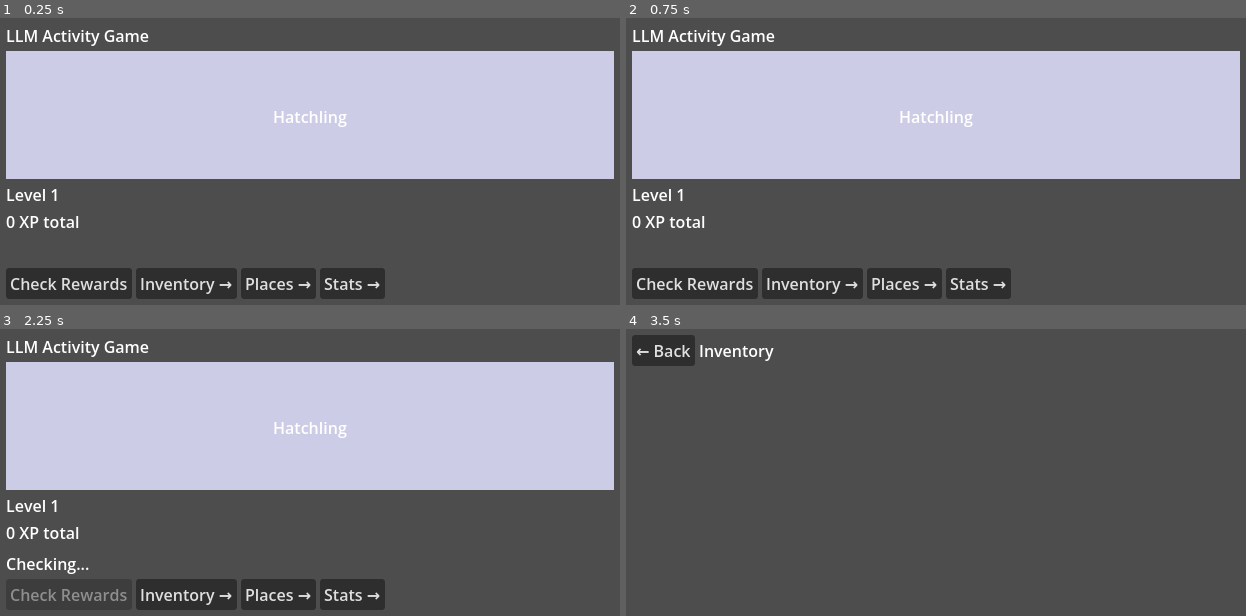
Above: before the commit, frames 1-4 (two rows, left to right).
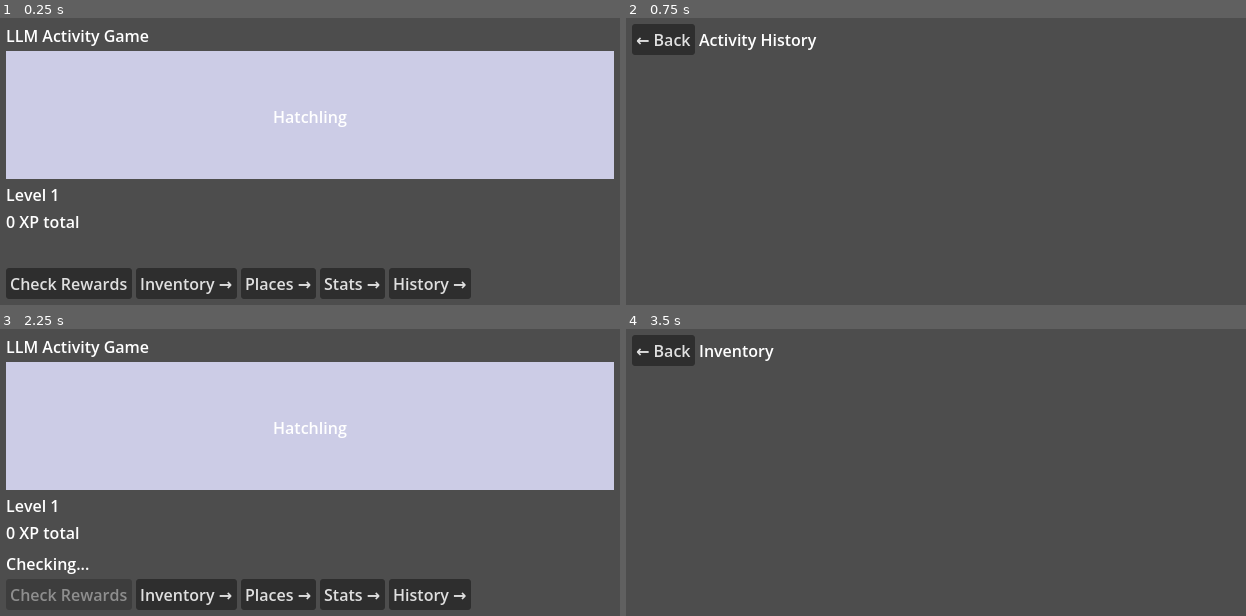
Above: after the commit, the same moments.

Repository: YuqiaoSu/llm-activity-game
Game: Godot game, scene res://scenes/Main.tscn
Same seed, same stepped clock (60 frames per second), same inputs: the game is played once before the commit and once after it.
Inputs (mouse positions are in pixels of both pictures, inside the frame that each line leads up to):
- Up to frame 1 (0.25 s): no input
- Up to frame 2 (0.75 s): click (1053, 284) at 0.5 s, where only the run after the commit has a clickable "History →"
- Up to frame 3 (2.25 s): click (37, 349) at 1.25 s, where only the run after the commit has a clickable "← Back"; click "Check Rewards" at 2 s
- Up to frame 4 (3.5 s): click "Inventory →" at 2.75 s

The runs differ from the first frame. In frame 1, 1.4% of the frame differs, in the area x 62-76%, y 87-98%; in frame 2, 52%, in the area x 0-100%, y 2-98%; in frame 3, 1.4%; in frame 4, nothing differs.

Commit message:
feat: activity history — chunk_log table, /history endpoint, History screen
Backend:
- storage/schema.sql: added chunk_log table (log_id, chunk_id UNIQUE,
  category, xp_awarded, duration_sec, processed_at); INSERT OR IGNORE
  ensures idempotency on replay
- agent.py: writes chunk_log row after each successful award_category_xp()
- services/api/routers/history.py: GET /history returns newest-first list
  of up to 50 chunk log entries, each with drop count from reward_ledger
- Wired at prefix /history in main.py
- test_get_history_empty + test_get_history_after_poll added (117 tests green)
- test_db.py: added chunk_log to expected table set

Godot:
- GameAPI.gd: fetch_history() + history_updated signal
- History.gd + History.tscn: shows category dot, name, XP, duration (min),
  drop count, and HH:MM timestamp per session
- "History →" nav button added to Main scene

Diff:
--- a/game-client/autoloads/GameAPI.gd
+++ b/game-client/autoloads/GameAPI.gd
@@ -12,6 +12,7 @@
 signal equip_updated(item_id: String, equipped: bool)
 signal places_updated(places: Array)
 signal stats_updated(data: Dictionary)
+signal history_updated(entries: Array)
 
 
 func fetch_profile() -> void:
@@ -53,6 +54,15 @@
 func fetch_stats() -> void:
     _http_get("/stats", func(data: Dictionary) -> void:
         stats_updated.emit(data)
+    )
+
+
+func fetch_history() -> void:
+    _http_get("/history", func(data) -> void:
+        if data is Array:
+            history_updated.emit(data as Array)
+        else:
+            push_error("GameAPI: /history response is not an Array")
     )
 
 
--- /dev/null
+++ b/game-client/scenes/History.gd
@@ -0,0 +1,95 @@
+# game-client/scenes/History.gd
+extends Control
+
+const RarityColor := preload("res://utils/RarityColor.gd")
+
+# Category → accent colour (matches HUD bar palette)
+const _CAT_COLORS := {
+    "WORK":    Color(0.27, 0.58, 1.00),
+    "GAME":    Color(0.18, 0.80, 0.44),
+    "STUDY":   Color(0.64, 0.19, 0.85),
+    "SOCIAL":  Color(1.00, 0.50, 0.00),
+    "FITNESS": Color(0.96, 0.26, 0.21),
+    "CREATIVE":Color(0.99, 0.76, 0.03),
+    "OTHER":   Color(0.60, 0.60, 0.60),
+}
+
+@onready var _count_label: Label        = $VBox/Header/CountLabel
+@onready var _entry_list: VBoxContainer = $VBox/Scroll/EntryList
+
+
+func _ready() -> void:
+    $VBox/Header/BackButton.pressed.connect(func() -> void:
+        get_tree().change_scene_to_file("res://scenes/Main.tscn")
+    )
+    GameAPI.history_updated.connect(_on_history)
+    GameAPI.fetch_history()
+
+
+func _exit_tree() -> void:
+    if GameAPI.history_updated.is_connected(_on_history):
+        GameAPI.history_updated.disconnect(_on_history)
+
+
+func _on_history(entries: Array) -> void:
+    _count_label.text = "Activity History (%d)" % entries.size()
+    for child in _entry_list.get_children():
+        child.queue_free()
+    for raw in entries:
+        if not raw is Dictionary:
+            continue
+        _entry_list.add_child(_make_row(raw as Dictionary))
+
+
+func _make_row(entry: Dictionary) -> Control:
+    var hbox := HBoxContainer.new()
+
+    # Category colour dot
+    var dot := ColorRect.new()
+    dot.custom_minimum_size = Vector2(10, 10)
+    var cat: String = entry.get("category", "OTHER")
+    dot.color = _CAT_COLORS.get(cat, _CAT_COLORS["OTHER"])
+
+    # Category label
+    var cat_lbl := Label.new()
+    cat_lbl.text = cat.capitalize()
+    cat_lbl.custom_minimum_size.x = 72
+
+    # XP gained
+    var xp_lbl := Label.new()
+    xp_lbl.text = "+%d XP" % entry.get("xp_awarded", 0)
+    xp_lbl.custom_minimum_size.x = 64
+
+    # Duration in minutes
+    var dur_min: int = entry.get("duration_sec", 0) / 60
+    var dur_lbl := Label.new()
+    dur_lbl.text = "%dm" % dur_min
+    dur_lbl.custom_minimum_size.x = 40
+
+    # Drop count
+    var drops: int = entry.get("drops", 0)
+    var drop_lbl := Label.new()
+    drop_lbl.text = "%d drop%s" % [drops, "s" if drops != 1 else ""]
+    drop_lbl.custom_minimum_size.x = 56
+
+    # Timestamp (HH:MM)
+    var ts_lbl := Label.new()
+    ts_lbl.text = _format_time(entry.get("processed_at", ""))
+    ts_lbl.size_flags_horizontal = Control.SIZE_EXPAND_FILL
+    ts_lbl.horizontal_alignment = HORIZONTAL_ALIGNMENT_RIGHT
+
+    hbox.add_child(dot)
+    hbox.add_child(cat_lbl)
+    hbox.add_child(xp_lbl)
+    hbox.add_child(dur_lbl)
+    hbox.add_child(drop_lbl)
+    hbox.add_child(ts_lbl)
+    return hbox
+
+
+func _format_time(iso: String) -> String:
+    # iso is like "2026-04-15T09:30:00+00:00" — extract HH:MM
+    var t_idx := iso.find("T")
+    if t_idx == -1 or iso.length() < t_idx + 6:
+        return iso
+    return iso.substr(t_idx + 1, 5)   # "HH:MM"
--- /dev/null
+++ b/game-client/scenes/History.tscn
@@ -0,0 +1,31 @@
+[gd_scene load_steps=2 format=3]
+
+[ext_resource type="Script" path="res://scenes/History.gd" id="1"]
+
+[node name="History" type="Control"]
+anchor_right = 1.0
+anchor_bottom = 1.0
+script = ExtResource("1")
+
+[node name="VBox" type="VBoxContainer" parent="."]
+anchor_right = 1.0
+anchor_bottom = 1.0
+offset_left = 16
+offset_top = 16
+offset_right = -16
+offset_bottom = -16
+
+[node name="Header" type="HBoxContainer" parent="VBox"]
+
+[node name="BackButton" type="Button" parent="VBox/Header"]
+text = "← Back"
+
+[node name="CountLabel" type="Label" parent="VBox/Header"]
+text = "Activity History"
+size_flags_horizontal = 3
+
+[node name="Scroll" type="ScrollContainer" parent="VBox"]
+size_flags_vertical = 3
+
+[node name="EntryList" type="VBoxContainer" parent="VBox/Scroll"]
+size_flags_horizontal = 3
--- a/game-client/scenes/Main.gd
+++ b/game-client/scenes/Main.gd
@@ -33,6 +33,9 @@
 	)
 	$VBox/Buttons/StatsButton.pressed.connect(func() -> void:
 		get_tree().change_scene_to_file("res://scenes/Stats.tscn")
+	)
+	$VBox/Buttons/HistoryButton.pressed.connect(func() -> void:
+		get_tree().change_scene_to_file("res://scenes/History.tscn")
 	)
 	$AutoPollTimer.timeout.connect(_on_auto_poll_timeout)
 	GameAPI.fetch_profile()
--- a/game-client/scenes/Main.tscn
+++ b/game-client/scenes/Main.tscn
@@ -64,6 +64,9 @@
 [node name="StatsButton" type="Button" parent="VBox/Buttons"]
 text = "Stats →"
 
+[node name="HistoryButton" type="Button" parent="VBox/Buttons"]
+text = "History →"
+
 [node name="AutoPollTimer" type="Timer" parent="."]
 wait_time = 300.0
 autostart = true
Not shown, changed: services/api/main.py
Not shown, added: services/api/routers/history.py
Not shown, changed: services/sync_agent/agent.py
Not shown, changed: services/tests/test_api.py
Not shown, changed: services/tests/test_db.py
Not shown, changed: storage/schema.sql
